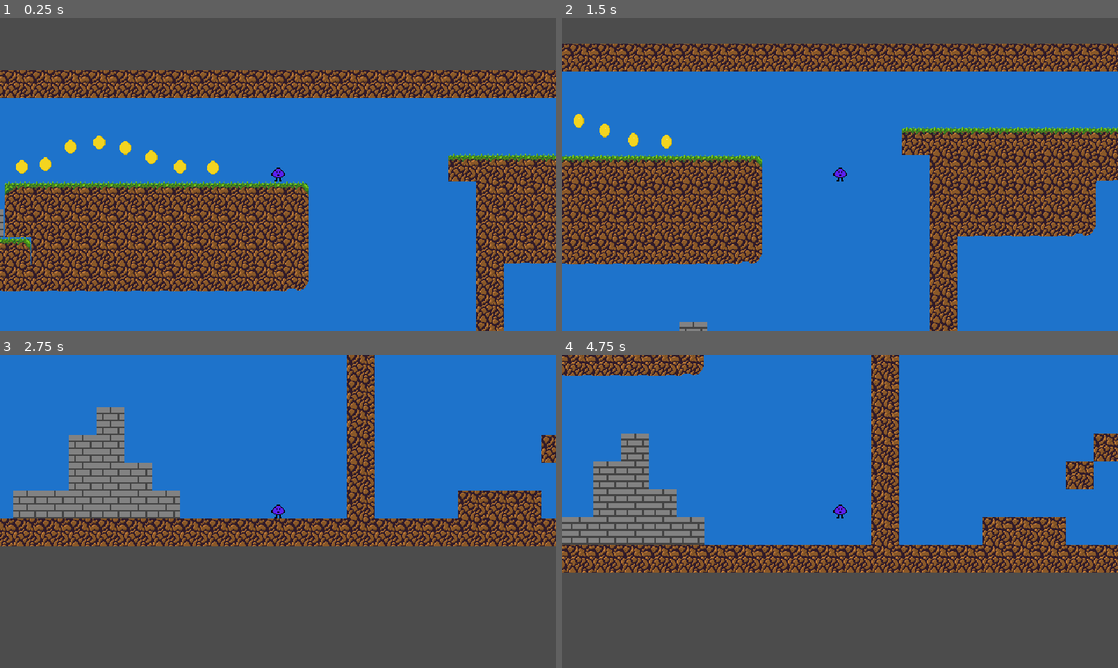
Above: before the commit, frames 1-4 (two rows, left to right).
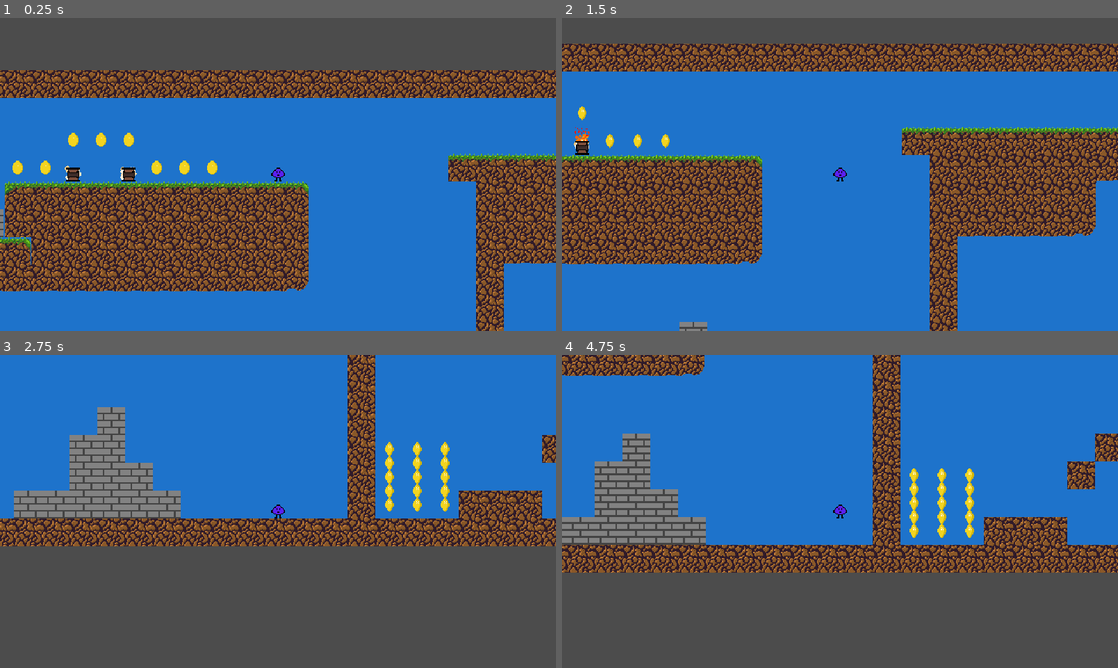
Above: after the commit, the same moments.

Repository: jonathanhirz/jumpa_godot
Game: Godot game, scene res://Main.tscn
Two runs of this game, one before a commit and one after it. Both use one fixed random seed, a clock stepped at 60 frames per second and the inputs below. Before the commit the project starts from res://Scenes/Main.tscn.
Inputs:
- Up to frame 1 (0.25 s): no input
- Up to frame 2 (1.5 s): hold D (right) from 0.53 s (still down); tap Space (jump) at 0.6, 0.77, 1.07, 1.35 s
- Up to frame 3 (2.75 s): tap Space (jump) at 1.52, 1.82, 2.1 s; release D (right) at 2.03 s; hold A (left) from 2.03 s (still down)
- Up to frame 4 (4.75 s): release A (left) at 2.78 s; hold D (right) 2.78-4.28 s; tap Space (jump) at 2.85, 3.02, 3.32, 3.6, 3.77, 4.07, 4.35, 4.52 s; hold A (left) from 4.28 s (still down)

The runs differ from the first frame. In frame 1, 0.8% of the frame differs, in the area x 2-40%, y 36-53%; in frame 2, 0.5%; in frame 3, 7.0%; in frame 4, 8.6%, in the area x 0-100%, y 0-70%.

Commit message:
big changes acommin

Diff:
--- /dev/null
+++ b/project/Barrel.gd
@@ -0,0 +1,8 @@
+extends Area2D
+
+func _ready():
+	pass
+
+
+func _on_Barrel_body_entered( body ):
+	print(body)
--- /dev/null
+++ b/project/Barrel.tscn
@@ -0,0 +1,121 @@
+[gd_scene load_steps=9 format=2]
+
+[ext_resource path="res://Barrel.gd" type="Script" id=1]
+[ext_resource path="res://GFX/barrel.png" type="Texture" id=2]
+
+[sub_resource type="RectangleShape2D" id=1]
+
+custom_solver_bias = 0.0
+extents = Vector2( 9, 14 )
+
+[sub_resource type="Gradient" id=2]
+
+offsets = PoolRealArray( 0, 0.438547, 0.889058, 1 )
+colors = PoolColorArray( 1, 1, 1, 1, 0.957031, 0.59726, 0.0360173, 1, 0.991509, 0.00711694, 0.00711694, 1, 1, 0, 0, 1 )
+
+[sub_resource type="GradientTexture" id=3]
+
+flags = 4
+gradient = SubResource( 2 )
+width = 2048
+
+[sub_resource type="Curve" id=4]
+
+min_value = 0.0
+max_value = 1.0
+bake_resolution = 100
+_data = [ Vector2( 0, 0.8479 ), 0.0, 0.0, 0, 0, Vector2( 1, 0.235596 ), 0.0, 0.0, 0, 0 ]
+
+[sub_resource type="CurveTexture" id=5]
+
+flags = 4
+width = 2048
+curve = SubResource( 4 )
+
+[sub_resource type="ParticlesMaterial" id=6]
+
+render_priority = 0
+trail_divisor = 1
+emission_shape = 2
+emission_box_extents = Vector3( 5, 8, 1 )
+flag_align_y = false
+flag_rotate_y = false
+flag_disable_z = true
+spread = 0.0
+flatness = 0.0
+gravity = Vector3( 0, 0, 0 )
+initial_velocity = 20.0
+initial_velocity_random = 0.0
+angular_velocity = 0.0
+angular_velocity_random = 0.0
+orbit_velocity = 0.0
+orbit_velocity_random = 0.0
+linear_accel = 0.0
+linear_accel_random = 0.0
+radial_accel = 0.0
+radial_accel_random = 0.0
+tangential_accel = 0.0
+tangential_accel_random = 0.0
+damping = 0.0
+damping_random = 0.0
+angle = 45.0
+angle_random = 0.0
+scale = 5.0
+scale_random = 0.0
+scale_curve = SubResource( 5 )
+color_ramp = SubResource( 3 )
+hue_variation = 0.0
+hue_variation_random = 0.0
+anim_speed = 0.0
+anim_speed_random = 0.0
+anim_offset = 0.0
+anim_offset_random = 0.0
+anim_loop = false
+_sections_unfolded = [ "Color", "Scale" ]
+
+[node name="Barrel" type="Area2D" index="0"]
+
+input_pickable = false
+gravity_vec = Vector2( 0, 1 )
+gravity = 98.0
+linear_damp = 0.1
+angular_damp = 1.0
+audio_bus_override = false
+audio_bus_name = "Master"
+script = ExtResource( 1 )
+
+[node name="CollisionShape2D" type="CollisionShape2D" parent="." index="0"]
+
+visible = false
+position = Vector2( 0, -6 )
+shape = SubResource( 1 )
+
+[node name="Sprite" type="Sprite" parent="." index="1"]
+
+texture = ExtResource( 2 )
+
+[node name="Particles2D" type="Particles2D" parent="." index="2"]
+
+show_behind_parent = true
+rotation = -1.5708
+emitting = true
+amount = 100
+lifetime = 1.0
+one_shot = false
+preprocess = 0.0
+speed_scale = 1.0
+explosiveness = 0.0
+randomness = 0.0
+fixed_fps = 0
+fract_delta = true
+visibility_rect = Rect2( -100, -100, 200, 200 )
+local_coords = false
+draw_order = 0
+process_material = SubResource( 6 )
+texture = null
+normal_map = null
+h_frames = 1
+v_frames = 1
+_sections_unfolded = [ "Process Material" ]
+
+[connection signal="body_entered" from="." to="." method="_on_Barrel_body_entered"]
--- a/project/Scenes/Coin.tscn
+++ b/project/Coin.tscn
@@ -1,15 +1,16 @@
 [gd_scene load_steps=13 format=2]
 
-[ext_resource path="res://Code/Coin.gd" type="Script" id=1]
-[ext_resource path="res://GFX/Coin/coin_0.png" type="Texture" id=2]
-[ext_resource path="res://GFX/Coin/coin_1.png" type="Texture" id=3]
-[ext_resource path="res://GFX/Coin/coin_2.png" type="Texture" id=4]
-[ext_resource path="res://GFX/Coin/coin_3.png" type="Texture" id=5]
-[ext_resource path="res://GFX/Coin/coin_4.png" type="Texture" id=6]
-[ext_resource path="res://GFX/Coin/coin_5.png" type="Texture" id=7]
-[ext_resource path="res://GFX/Coin/coin_6.png" type="Texture" id=8]
-[ext_resource path="res://GFX/Coin/coin_7.png" type="Texture" id=9]
-[ext_resource path="res://Audio/Coin.wav" type="AudioStream" id=10]
+[ext_resource path="res://Coin.gd" type="Script" id=1]
+[ext_resource path="res://GFX/coin_4.png" type="Texture" id=2]
+[ext_resource path="res://GFX/coin_5.png" type="Texture" id=3]
+[ext_resource path="res://GFX/coin_6.png" type="Texture" id=4]
+[ext_resource path="res://GFX/coin_7.png" type="Texture" id=5]
+[ext_resource path="res://GFX/coin_0.png" type="Texture" id=6]
+[ext_resource path="res://GFX/coin_1.png" type="Texture" id=7]
+[ext_resource path="res://GFX/coin_2.png" type="Texture" id=8]
+[ext_resource path="res://GFX/coin_3.png" type="Texture" id=9]
+[ext_resource path="res://Coin.wav" type="AudioStream" id=10]
+
 
 
 
@@ -17,14 +18,14 @@
 
 animations = [ {
 "frames": [ ExtResource( 2 ), ExtResource( 3 ), ExtResource( 4 ), ExtResource( 5 ) ],
+"loop": false,
+"name": "Collect",
+"speed": 5.0
+}, {
+"frames": [ ExtResource( 6 ), ExtResource( 7 ), ExtResource( 8 ), ExtResource( 9 ) ],
 "loop": true,
 "name": "Spin",
 "speed": 6.0
-}, {
-"frames": [ ExtResource( 6 ), ExtResource( 7 ), ExtResource( 8 ), ExtResource( 9 ) ],
-"loop": false,
-"name": "Collect",
-"speed": 5.0
 } ]
 
 [sub_resource type="RectangleShape2D" id=2]
@@ -32,7 +33,7 @@
 custom_solver_bias = 0.0
 extents = Vector2( 5, 8 )
 
-[node name="Coin" type="Area2D"]
+[node name="Coin" type="Area2D" index="0"]
 
 input_pickable = true
 gravity_vec = Vector2( 0, 1 )
@@ -47,7 +48,7 @@
 
 frames = SubResource( 1 )
 animation = "Spin"
-frame = 3
+frame = 2
 playing = true
 
 [node name="CollisionShape2D" type="CollisionShape2D" parent="." index="1"]
--- a/project/GFX/Tilesets/GroundTiles.tres
+++ b/project/GFX/GroundTiles.tres
@@ -1,6 +1,7 @@
 [gd_resource type="TileSet" load_steps=3 format=2]
 
-[ext_resource path="res://GFX/Tilesets/TileSheet.png" type="Texture" id=1]
+[ext_resource path="res://GFX/TileSheet.png" type="Texture" id=1]
+
 
 
 [sub_resource type="RectangleShape2D" id=1]
--- a/project/Scenes/Main.tscn
+++ b/project/Main.tscn
@@ -1,9 +1,10 @@
-[gd_scene load_steps=5 format=2]
-
-[ext_resource path="res://Code/Main.gd" type="Script" id=1]
-[ext_resource path="res://GFX/Tilesets/GroundTiles.tres" type="TileSet" id=2]
-[ext_resource path="res://Scenes/Player.tscn" type="PackedScene" id=3]
-[ext_resource path="res://Scenes/Coin.tscn" type="PackedScene" id=4]
+[gd_scene load_steps=6 format=2]
+
+[ext_resource path="res://Main.gd" type="Script" id=1]
+[ext_resource path="res://GFX/GroundTiles.tres" type="TileSet" id=2]
+[ext_resource path="res://Player.tscn" type="PackedScene" id=3]
+[ext_resource path="res://Coin.tscn" type="PackedScene" id=4]
+[ext_resource path="res://Barrel.tscn" type="PackedScene" id=5]
 
 [node name="Main" type="Node" index="0"]
 
@@ -30,7 +31,8 @@
 tile_data = PoolIntArray( 0, 9, 0, 1, 9, 0, 2, 9, 0, 3, 9, 0, 4, 9, 0, 5, 9, 0, 6, 9, 0, 7, 9, 0, 8, 9, 0, 9, 9, 0, 10, …(8712 unchanged characters)…
 _sections_unfolded = [ "Transform" ]
 __meta__ = {
-"_edit_group_": true
+"_edit_group_": true,
+"_edit_lock_": true
 }
 
 [node name="Ground" type="TileMap" parent="." index="1"]
@@ -54,7 +56,8 @@
 tile_data = PoolIntArray( 0, 4, 0, 1, 4, 0, 2, 4, 0, 3, 4, 0, 4, 4, 0, 5, 4, 0, 6, 4, 0, 7, 4, 0, 8, 4, 0, 9, 4, 0, 10, …(3156 unchanged characters)…
 _sections_unfolded = [ "Collision", "Transform" ]
 __meta__ = {
-"_edit_group_": true
+"_edit_group_": true,
+"_edit_lock_": true
 }
 
 [node name="Player" parent="." index="2" instance=ExtResource( 3 )]
@@ -75,17 +78,17 @@
 drag_margin_h_enabled = false
 drag_margin_v_enabled = false
 smoothing_enabled = false
-smoothing_speed = 6.0
+smoothing_speed = 4.0
 offset_v = 0.0
 offset_h = 0.0
 drag_margin_left = 0.2
 drag_margin_top = 0.2
 drag_margin_right = 0.2
 drag_margin_bottom = 0.2
-editor_draw_screen = true
+editor_draw_screen = false
 editor_draw_limits = false
 editor_draw_drag_margin = false
-_sections_unfolded = [ "Smoothing" ]
+_sections_unfolded = [ "Editor", "Smoothing" ]
 
 [node name="Coins" type="Node2D" parent="." index="3"]
 
@@ -93,52 +96,218 @@
 
 [node name="Coin" parent="Coins" index="0" instance=ExtResource( 4 )]
 
-position = Vector2( 625.532, 112.486 )
+position = Vector2( 624, 112 )
 
 [node name="Coin2" parent="Coins" index="1" instance=ExtResource( 4 )]
 
-position = Vector2( 587, 111 )
+position = Vector2( 592, 112 )
 
 [node name="Coin3" parent="Coins" index="2" instance=ExtResource( 4 )]
 
-position = Vector2( 554, 100 )
+position = Vector2( 560, 112 )
 
 [node name="Coin4" parent="Coins" index="3" instance=ExtResource( 4 )]
 
-position = Vector2( 524, 89 )
+position = Vector2( 528, 80 )
 
 [node name="Coin5" parent="Coins" index="4" instance=ExtResource( 4 )]
 
-position = Vector2( 494, 83 )
+position = Vector2( 496, 80 )
 
 [node name="Coin6" parent="Coins" index="5" instance=ExtResource( 4 )]
 
-position = Vector2( 461, 88 )
+position = Vector2( 464, 80 )
 
 [node name="Coin7" parent="Coins" index="6" instance=ExtResource( 4 )]
 
-position = Vector2( 432, 108 )
+position = Vector2( 432, 112 )
 
 [node name="Coin8" parent="Coins" index="7" instance=ExtResource( 4 )]
 
-position = Vector2( 405, 111 )
+position = Vector2( 400, 112 )
 
 [node name="Coin9" parent="Coins" index="8" instance=ExtResource( 4 )]
 
-position = Vector2( 114, 203 )
+position = Vector2( 112, 208 )
 
 [node name="Coin10" parent="Coins" index="9" instance=ExtResource( 4 )]
 
-position = Vector2( 48, 121 )
+position = Vector2( 48, 112 )
 
 [node name="Coin11" parent="Coins" index="10" instance=ExtResource( 4 )]
 
-position = Vector2( 70, 120 )
+position = Vector2( 80, 112 )
 
 [node name="Coin12" parent="Coins" index="11" instance=ExtResource( 4 )]
 
-position = Vector2( 71, 146 )
+position = Vector2( 80, 144 )
 
 [node name="Coin13" parent="Coins" index="12" instance=ExtResource( 4 )]
 
-position = Vector2( 49, 148 )
+position = Vector2( 48, 144 )
+
+[node name="Coin14" parent="Coins" index="13" instance=ExtResource( 4 )]
+
+position = Vector2( 432, 432 )
+
+[node name="Coin15" parent="Coins" index="14" instance=ExtResource( 4 )]
+
+position = Vector2( 400, 432 )
+
+[node name="Coin18" parent="Coins" index="15" instance=ExtResource( 4 )]
+
+position = Vector2( 400, 400 )
+
+[node name="Coin19" parent="Coins" index="16" instance=ExtResource( 4 )]
+
+position = Vector2( 368, 400 )
+
+[node name="Coin20" parent="Coins" index="17" instance=ExtResource( 4 )]
+
+position = Vector2( 336, 400 )
+
+[node name="Coin16" parent="Coins" index="18" instance=ExtResource( 4 )]
+
+position = Vector2( 368, 432 )
+
+[node name="Coin21" parent="Coins" index="19" instance=ExtResource( 4 )]
+
+position = Vector2( 432, 400 )
+
+[node name="Coin22" parent="Coins" index="20" instance=ExtResource( 4 )]
+
+position = Vector2( 976, 432 )
+
+[node name="Coin23" parent="Coins" index="21" instance=ExtResource( 4 )]
+
+position = Vector2( 976, 416 )
+
+[node name="Coin24" parent="Coins" index="22" instance=ExtResource( 4 )]
+
+position = Vector2( 976, 400 )
+
+[node name="Coin25" parent="Coins" index="23" instance=ExtResource( 4 )]
+
+position = Vector2( 976, 384 )
+
+[node name="Coin26" parent="Coins" index="24" instance=ExtResource( 4 )]
+
+position = Vector2( 1008, 384 )
+
+[node name="Coin27" parent="Coins" index="25" instance=ExtResource( 4 )]
+
+position = Vector2( 1008, 400 )
+
+[node name="Coin28" parent="Coins" index="26" instance=ExtResource( 4 )]
+
+position = Vector2( 1008, 416 )
+
+[node name="Coin29" parent="Coins" index="27" instance=ExtResource( 4 )]
+
+position = Vector2( 1008, 432 )
+
+[node name="Coin30" parent="Coins" index="28" instance=ExtResource( 4 )]
+
+position = Vector2( 1040, 432 )
+
+[node name="Coin31" parent="Coins" index="29" instance=ExtResource( 4 )]
+
+position = Vector2( 1040, 416 )
+
+[node name="Coin32" parent="Coins" index="30" instance=ExtResource( 4 )]
+
+position = Vector2( 1040, 400 )
+
+[node name="Coin33" parent="Coins" index="31" instance=ExtResource( 4 )]
+
+position = Vector2( 1040, 384 )
+
+[node name="Coin34" parent="Coins" index="32" instance=ExtResource( 4 )]
+
+position = Vector2( 1040, 368 )
+
+[node name="Coin35" parent="Coins" index="33" instance=ExtResource( 4 )]
+
+position = Vector2( 1008, 368 )
+
+[node name="Coin36" parent="Coins" index="34" instance=ExtResource( 4 )]
+
+position = Vector2( 976, 368 )
+
+[node name="Coin37" parent="Coins" index="35" instance=ExtResource( 4 )]
+
+position = Vector2( 1328, 432 )
+
+[node name="Coin38" parent="Coins" index="36" instance=ExtResource( 4 )]
+
+position = Vector2( 1328, 416 )
+
+[node name="Coin39" parent="Coins" index="37" instance=ExtResource( 4 )]
+
+position = Vector2( 1328, 400 )
+
+[node name="Coin40" parent="Coins" index="38" instance=ExtResource( 4 )]
+
+position = Vector2( 1328, 384 )
+
+[node name="Coin41" parent="Coins" index="39" instance=ExtResource( 4 )]
+
+position = Vector2( 1328, 368 )
+
+[node name="Coin42" parent="Coins" index="40" instance=ExtResource( 4 )]
+
+position = Vector2( 1296, 368 )
+
+[node name="Coin43" parent="Coins" index="41" instance=ExtResource( 4 )]
+
+position = Vector2( 1296, 384 )
+
+[node name="Coin44" parent="Coins" index="42" instance=ExtResource( 4 )]
+
+position = Vector2( 1296, 400 )
+
+[node name="Coin51" parent="Coins" index="43" instance=ExtResource( 4 )]
+
+position = Vector2( 1264, 368 )
+
+[node name="Coin45" parent="Coins" index="44" instance=ExtResource( 4 )]
+
+position = Vector2( 1296, 416 )
+
+[node name="Coin52" parent="Coins" index="45" instance=ExtResource( 4 )]
+
+position = Vector2( 1264, 384 )
+
+[node name="Coin46" parent="Coins" index="46" instance=ExtResource( 4 )]
+
+position = Vector2( 1296, 432 )
+
+[node name="Coin49" parent="Coins" index="47" instance=ExtResource( 4 )]
+
+position = Vector2( 1264, 400 )
+
+[node name="Coin47" parent="Coins" index="48" instance=ExtResource( 4 )]
+
+position = Vector2( 1296, 432 )
+
+[node name="Coin48" parent="Coins" index="49" instance=ExtResource( 4 )]
+
+position = Vector2( 336, 432 )
+
+[node name="Coin17" parent="Coins" index="50" instance=ExtResource( 4 )]
+
+position = Vector2( 1264, 432 )
+
+[node name="Coin50" parent="Coins" index="51" instance=ExtResource( 4 )]
+
+position = Vector2( 1264, 416 )
+
+[node name="Barrels" type="Node2D" parent="." index="4"]
+
+[node name="Barrel_01" parent="Barrels" index="0" instance=ExtResource( 5 )]
+
+position = Vector2( 528, 120 )
+
+[node name="Barrel_02" parent="Barrels" index="1" instance=ExtResource( 5 )]
+
+position = Vector2( 464, 120 )
--- a/project/Code/Player.gd
+++ b/project/Player.gd
@@ -5,10 +5,15 @@
 const MAX_WALK_SPEED = 200
 const JUMP_FORCE = 250
 const MAX_JUMPS = 1
+const EDGE_JUMP_HELP = 80
 
 var acceleration = Vector2(0, GRAVITY)
 var velocity = Vector2()
 var number_of_jumps = 0
+
+func _process(delta):
+	#collision with barrel stuff here
+	pass
 
 func _physics_process(delta):
 	# gravity first
@@ -45,6 +50,10 @@
 
 	move_and_slide(velocity, Vector2(0, -1))
 
+
+	if(velocity.y > EDGE_JUMP_HELP):
+		number_of_jumps = MAX_JUMPS
+
 	if(is_on_floor()):
 			velocity.y = 0
 			number_of_jumps = 0
--- a/project/Scenes/Player.tscn
+++ b/project/Player.tscn
@@ -1,16 +1,14 @@
 [gd_scene load_steps=4 format=2]
 
-[ext_resource path="res://Code/Player.gd" type="Script" id=1]
-[ext_resource path="res://GFX/Player/guy.png" type="Texture" id=2]
-
-
+[ext_resource path="res://Player.gd" type="Script" id=1]
+[ext_resource path="res://GFX/guy.png" type="Texture" id=2]
 
 [sub_resource type="RectangleShape2D" id=1]
 
 custom_solver_bias = 0.0
-extents = Vector2( 7, 8 )
+extents = Vector2( 8, 8 )
 
-[node name="Player" type="KinematicBody2D"]
+[node name="Player" type="KinematicBody2D" index="0"]
 
 input_pickable = false
 collision_layer = 1
--- a/project/Scenes/TileSheet.tscn
+++ b/project/TileSheet.tscn
@@ -1,6 +1,7 @@
 [gd_scene load_steps=3 format=2]
 
-[ext_resource path="res://GFX/Tilesets/TileSheet.png" type="Texture" id=1]
+[ext_resource path="res://GFX/TileSheet.png" type="Texture" id=1]
+
 
 
 [sub_resource type="RectangleShape2D" id=1]
--- a/project/project.godot
+++ b/project/project.godot
@@ -11,8 +11,8 @@
 [application]
 
 config/name="jumpa"
-run/main_scene="res://Scenes/Main.tscn"
-config/icon="res://icon.png"
+run/main_scene="res://Main.tscn"
+config/icon="res://GFX/guy.png"
 
 [display]
 
@@ -29,12 +29,7 @@
 
 jump=[ Object(InputEventKey,"resource_local_to_scene":false,"resource_name":"","device":0,"alt":false,"shift":false,"control":false,"meta":false,"command":false,"pressed":false,"scancode":32,"unicode":0,"echo":false,"script":null)
 , Object(InputEventJoypadButton,"resource_local_to_scene":false,"resource_name":"","device":0,"button_index":0,"pressure":0.0,"pressed":false,"script":null)
- ]
-up=[ Object(InputEventKey,"resource_local_to_scene":false,"resource_name":"","device":0,"alt":false,"shift":false,"control":false,"meta":false,"command":false,"pressed":false,"scancode":87,"unicode":0,"echo":false,"script":null)
 , Object(InputEventKey,"resource_local_to_scene":false,"resource_name":"","device":0,"alt":false,"shift":false,"control":false,"meta":false,"command":false,"pressed":false,"scancode":16777232,"unicode":0,"echo":false,"script":null)
- ]
-down=[ Object(InputEventKey,"resource_local_to_scene":false,"resource_name":"","device":0,"alt":false,"shift":false,"control":false,"meta":false,"command":false,"pressed":false,"scancode":83,"unicode":0,"echo":false,"script":null)
-, Object(InputEventKey,"resource_local_to_scene":false,"resource_name":"","device":0,"alt":false,"shift":false,"control":false,"meta":false,"command":false,"pressed":false,"scancode":16777234,"unicode":0,"echo":false,"script":null)
  ]
 left=[ Object(InputEventKey,"resource_local_to_scene":false,"resource_name":"","device":0,"alt":false,"shift":false,"control":false,"meta":false,"command":false,"pressed":false,"scancode":65,"unicode":0,"echo":false,"script":null)
 , Object(InputEventKey,"resource_local_to_scene":false,"resource_name":"","device":0,"alt":false,"shift":false,"control":false,"meta":false,"command":false,"pressed":false,"scancode":16777231,"unicode":0,"echo":false,"script":null)
Renamed: project/Code/Coin.gd -> project/Coin.gd
Not shown, changed: project/Coin.wav.import
Renamed: project/GFX/Tilesets/TileSheet.png -> project/GFX/TileSheet.png
Not shown, changed: project/GFX/TileSheet.png.import
Binary file added: project/GFX/barrel.png
Not shown, changed: project/GFX/barrel.png.import
Renamed: project/GFX/Coin/coin_0.png -> project/GFX/coin_0.png
Not shown, changed: project/GFX/coin_0.png.import
Renamed: project/GFX/Coin/coin_1.png -> project/GFX/coin_1.png
Not shown, changed: project/GFX/coin_1.png.import
Renamed: project/GFX/Coin/coin_2.png -> project/GFX/coin_2.png
Not shown, added: project/GFX/coin_2.png.import
(and 17 more such lines)
